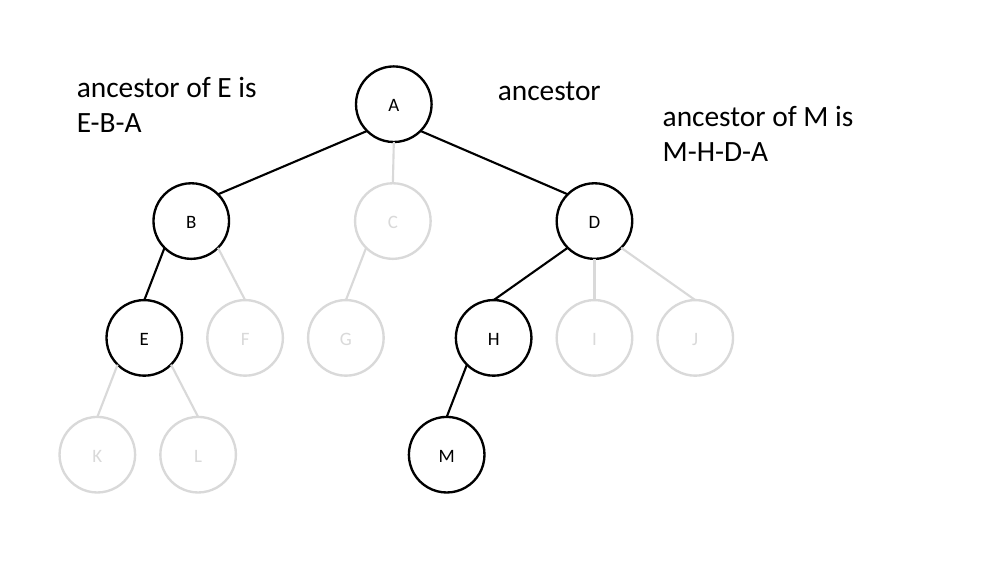
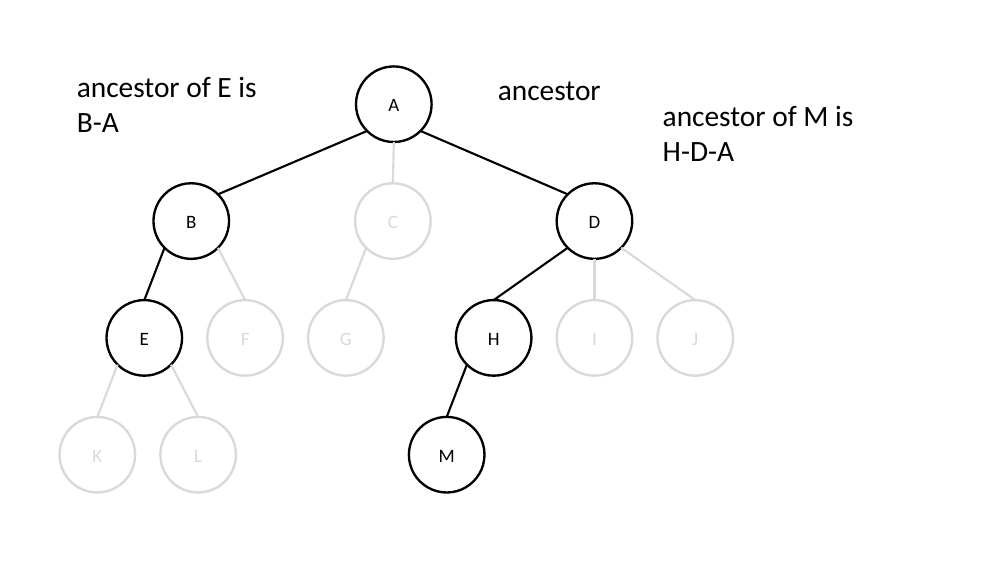
Before and after one commit to resourceful/lecture_dsa2017-1, a slide deck: slide 11 of DSA07-Tree/figures/figures.pptx. Drawn at 1008x567 pixels with LibreOffice and Linux fonts; fonts in the diff are those of the drawing. Boxes give left, top, right and bottom in pixels: in the first picture for what was removed or moved away, otherwise in the second. Text is boxed around its words. In the diff, an @@ line names an element or a change of style, - is before the commit and + after.

```diff
--- a/DSA07-Tree/figures/figures.pptx
+++ b/DSA07-Tree/figures/figures.pptx
@@ text at [77,113,119,132]: text changed @@
-E-B-A
+B-A
@@ text at [663,142,734,161]: text changed @@
-M-H-D-A
+H-D-A
```
Also in this commit, not shown: 1 other slide changed, 6 other files.
